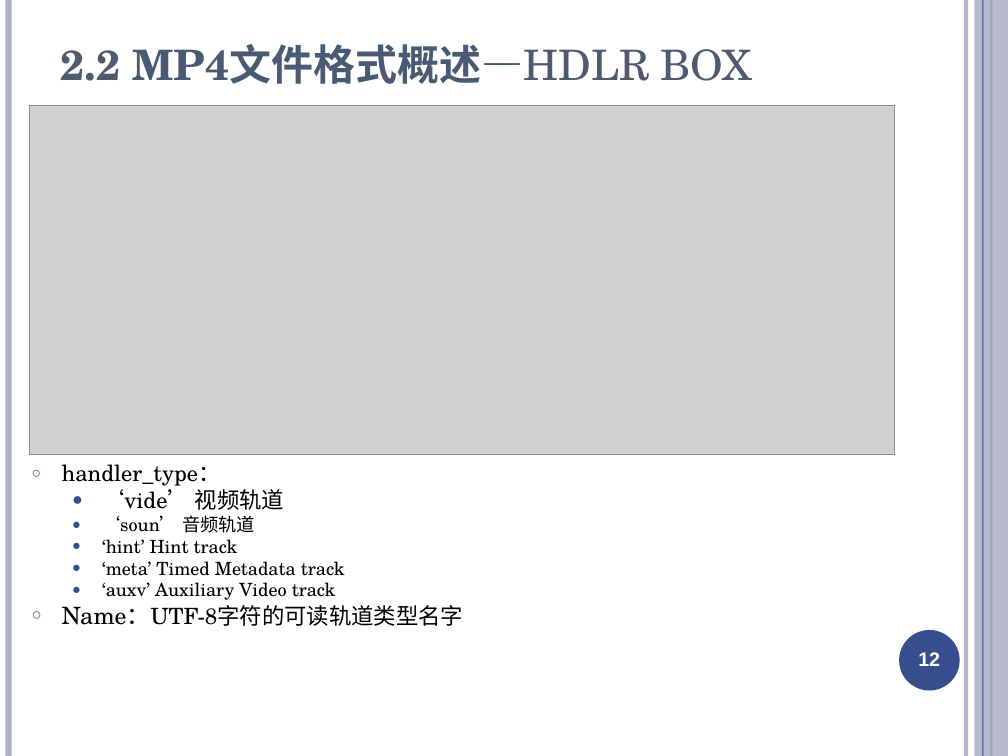
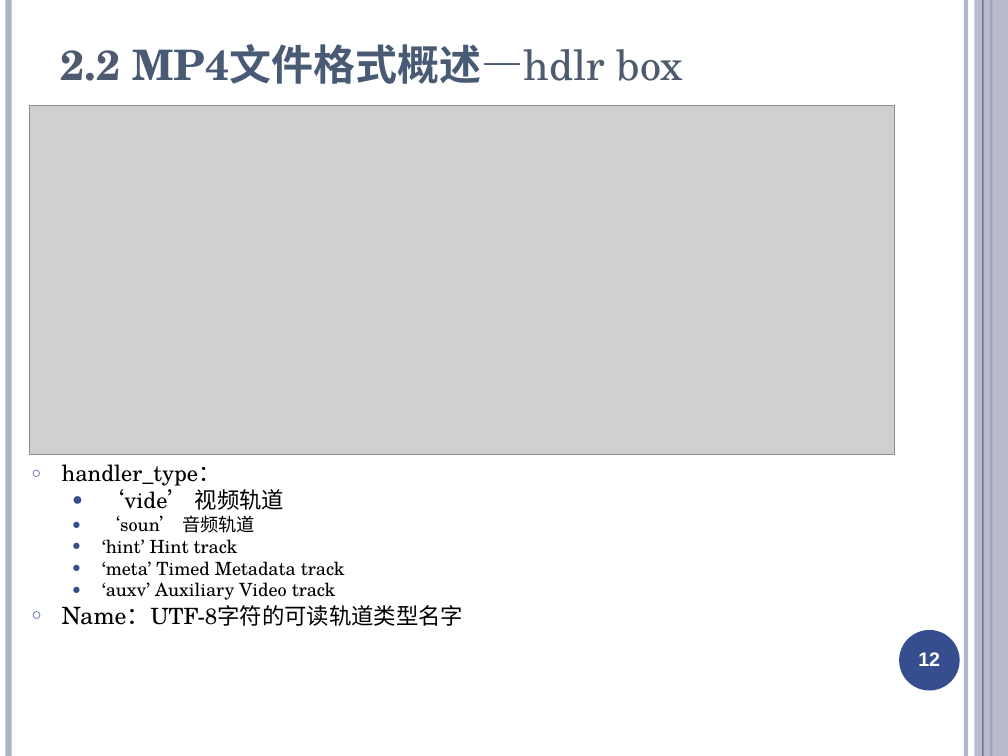
Before and after one commit to ty6815/AvStackDocs, a slide deck: slide 12 of media format/mp4/Fmp4文件格式介绍.ppt. Drawn at 1008x756 pixels with LibreOffice and Linux fonts; fonts in the diff are those of the drawing; grey boxes stand for pictures. Boxes give left, top, right and bottom in pixels: in the first picture for what was removed or moved away, otherwise in the second. Text is boxed around its words. In the diff, an @@ line names an element or a change of style, - is before the commit and + after.

```diff
--- a/media format/mp4/Fmp4文件格式介绍.ppt
+++ b/media format/mp4/Fmp4文件格式介绍.ppt
@@ title at bbox=[60, 44, 683, 84]: text changed @@
-2.2 MP4文件格式概述—HDLR BOX
+2.2 MP4文件格式概述—hdlr box
```
Also in this commit, not shown: 31 other slides changed, 19 other files.
